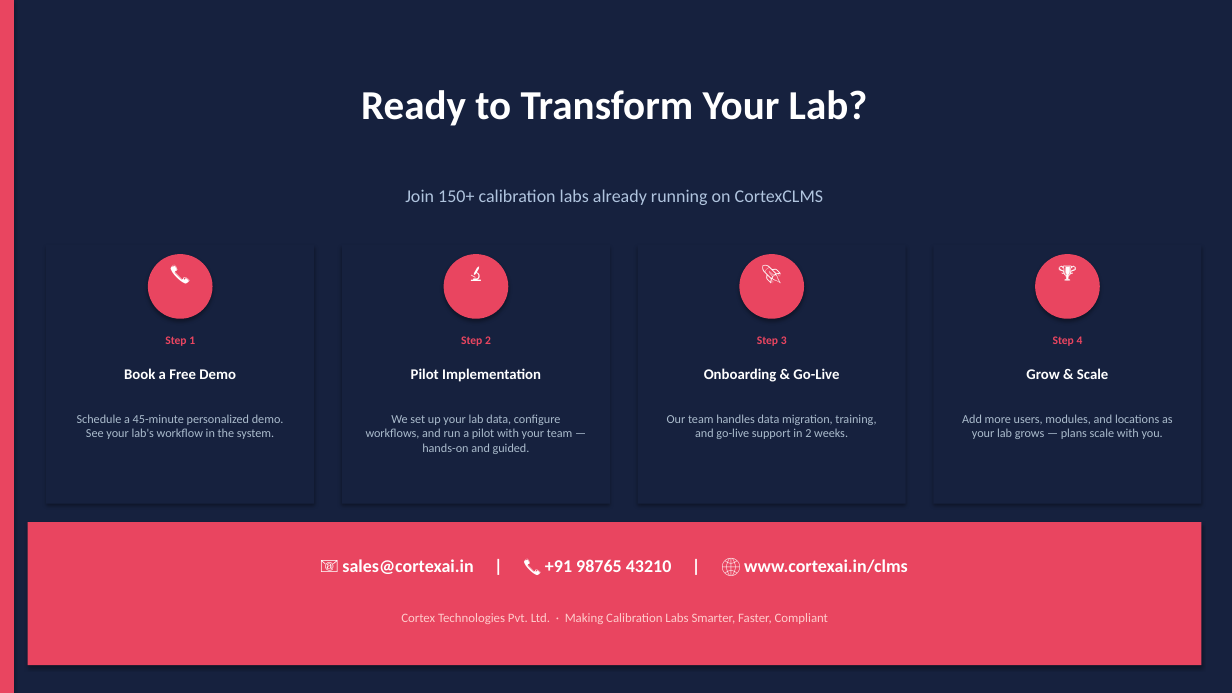
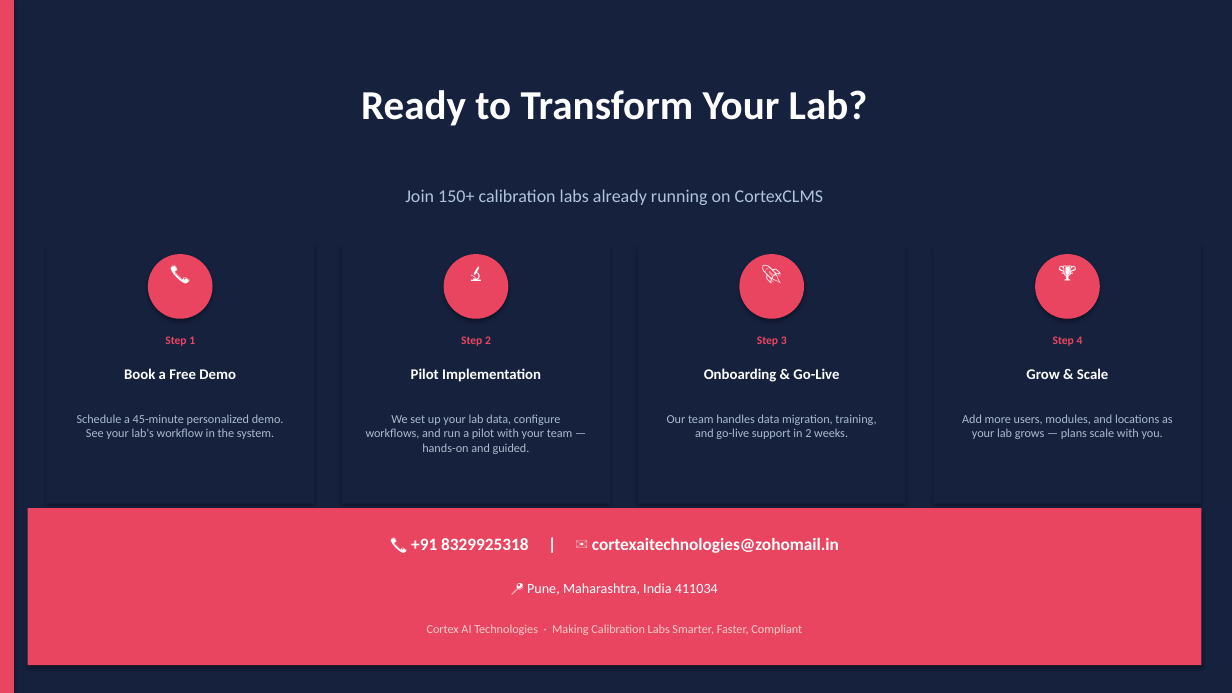
Before and after one commit to VinaySawarkar1/CLMS, a slide deck: slide 13 of CortexCLMS-Presentation.pptx. Drawn at 1232x693 pixels with LibreOffice and Linux fonts; fonts in the diff are those of the drawing. Boxes give left, top, right and bottom in pixels: in the first picture for what was removed or moved away, otherwise in the second. Text is boxed around its words. In the diff, an @@ line names an element or a change of style, - is before the commit and + after.

```diff
--- a/CortexCLMS-Presentation.pptx
+++ b/CortexCLMS-Presentation.pptx
@@ rectangle: place and size @@
-rectangle at <box>28,522,1202,665</box>
+rectangle at <box>28,508,1202,665</box>
@@ text at <box>411,538,839,553</box>: text changed; size 14 to 13.5 pt @@
-📧 sales@cortexai.in | 📞 +91 98765 43210 | 🌐 www.cortexai.in/clms
+📞 +91 8329925318 | ✉ cortexaitechnologies@zohomail.in
@@ text added at <box>527,583,718,595</box>, 11 pt, text #FFFFFF @@
+📍 Pune, Maharashtra, India 411034
@@ text at <box>427,624,802,635</box>: text changed; size 10 to 9.5 pt @@
-Cortex Technologies Pvt. Ltd. · Making Calibration Labs Smarter, Faster, Compliant
+Cortex AI Technologies · Making Calibration Labs Smarter, Faster, Compliant
```
Also in this commit, not shown: 1 other slide changed, 2 other files.
